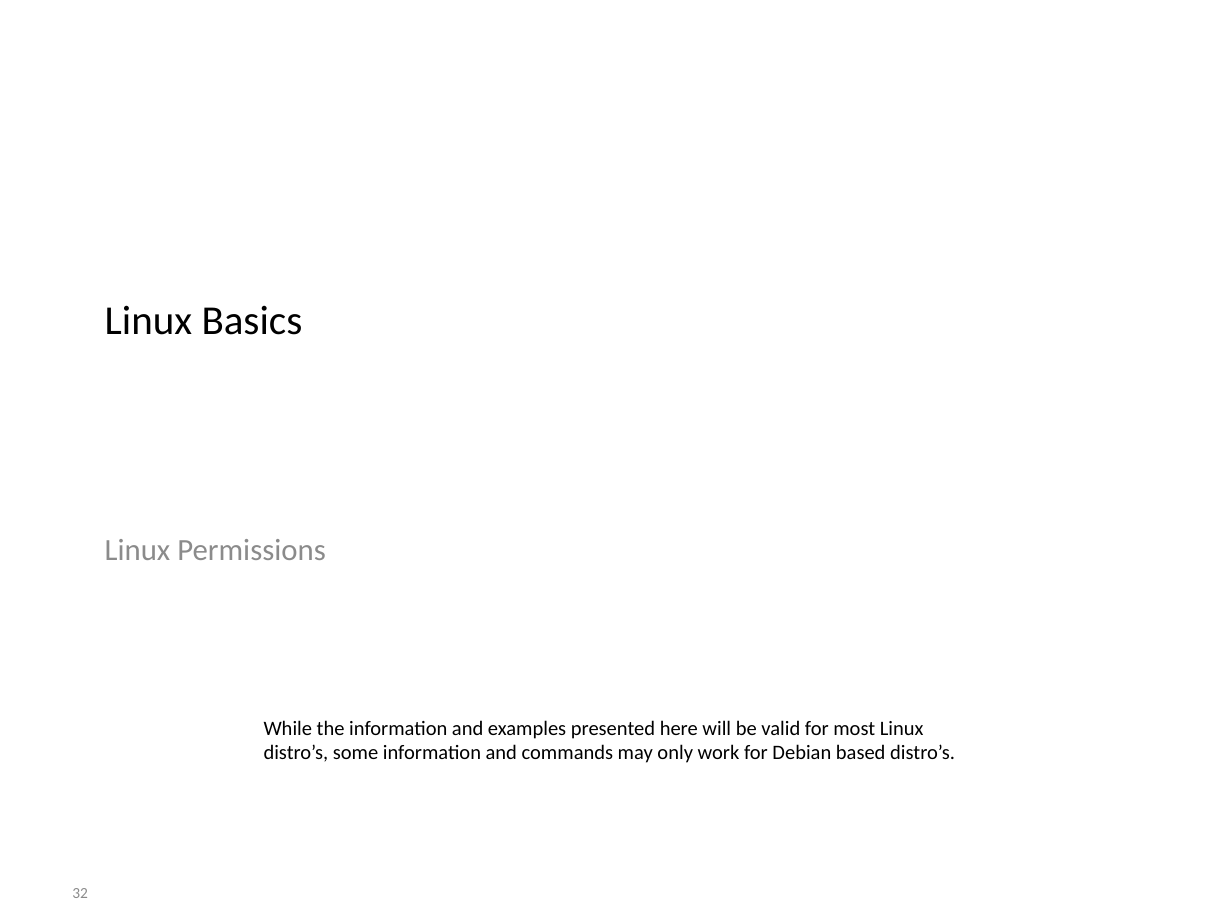
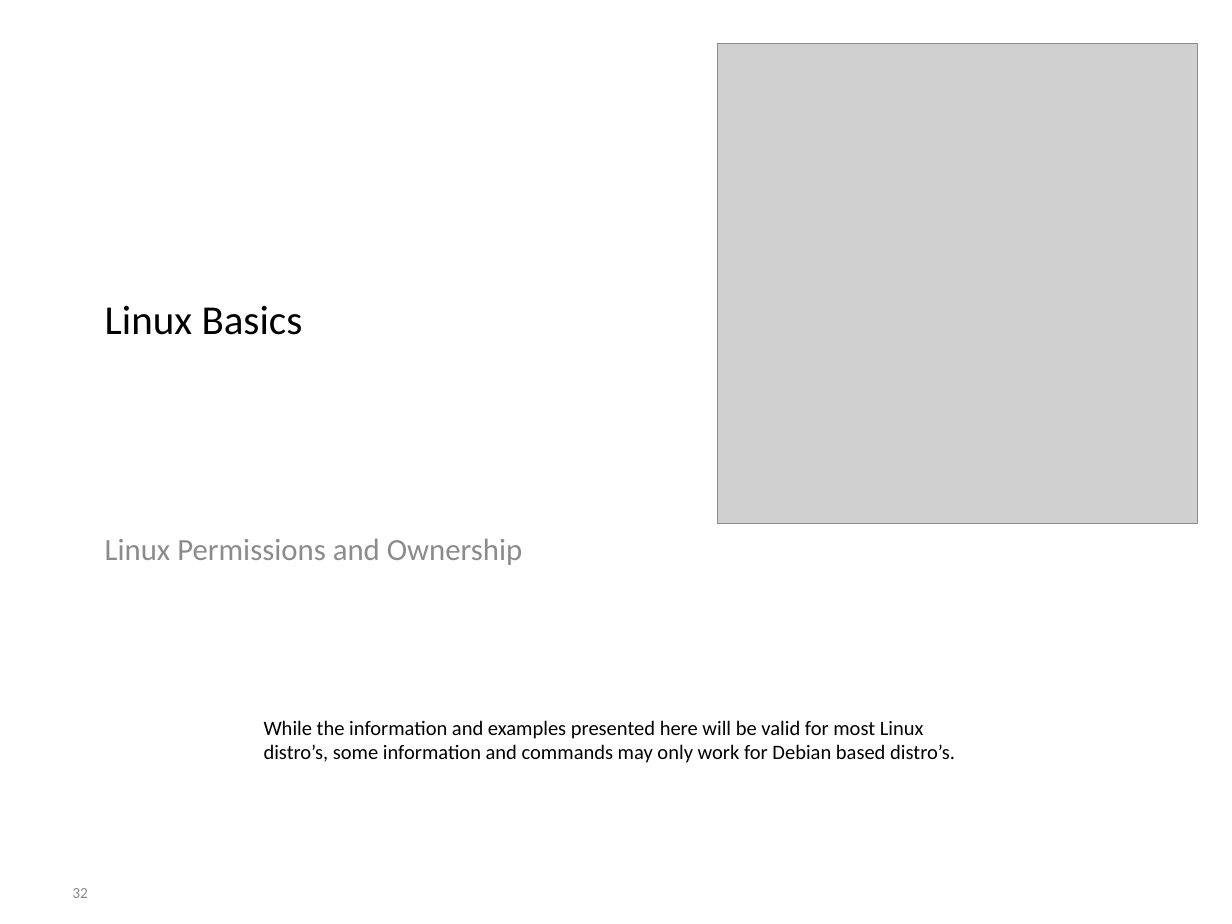
Before and after one commit to BioBoost/multimediatechnieken, a slide deck: slide 32 of slides/introduction_to_linux.pptx. Drawn at 1232x924 pixels with LibreOffice and Linux fonts; fonts in the diff are those of the drawing; grey boxes stand for pictures; background and template pictures are left out. Boxes give left, top, right and bottom in pixels: in the first picture for what was removed or moved away, otherwise in the second. Text is boxed around its words. In the diff, an @@ line names an element or a change of style, - is before the commit and + after.

Commit message:
Slides and course on linux file permissions

```diff
--- a/slides/introduction_to_linux.pptx
+++ b/slides/introduction_to_linux.pptx
@@ picture added at (x1=717, y1=43, x2=1198, y2=524) @@
@@ subtitle at (x1=105, y1=538, x2=522, y2=565): text changed @@
-Linux Permissions
+Linux Permissions and Ownership
```
Also in this commit, not shown: 10 slides added, 1 other file.
